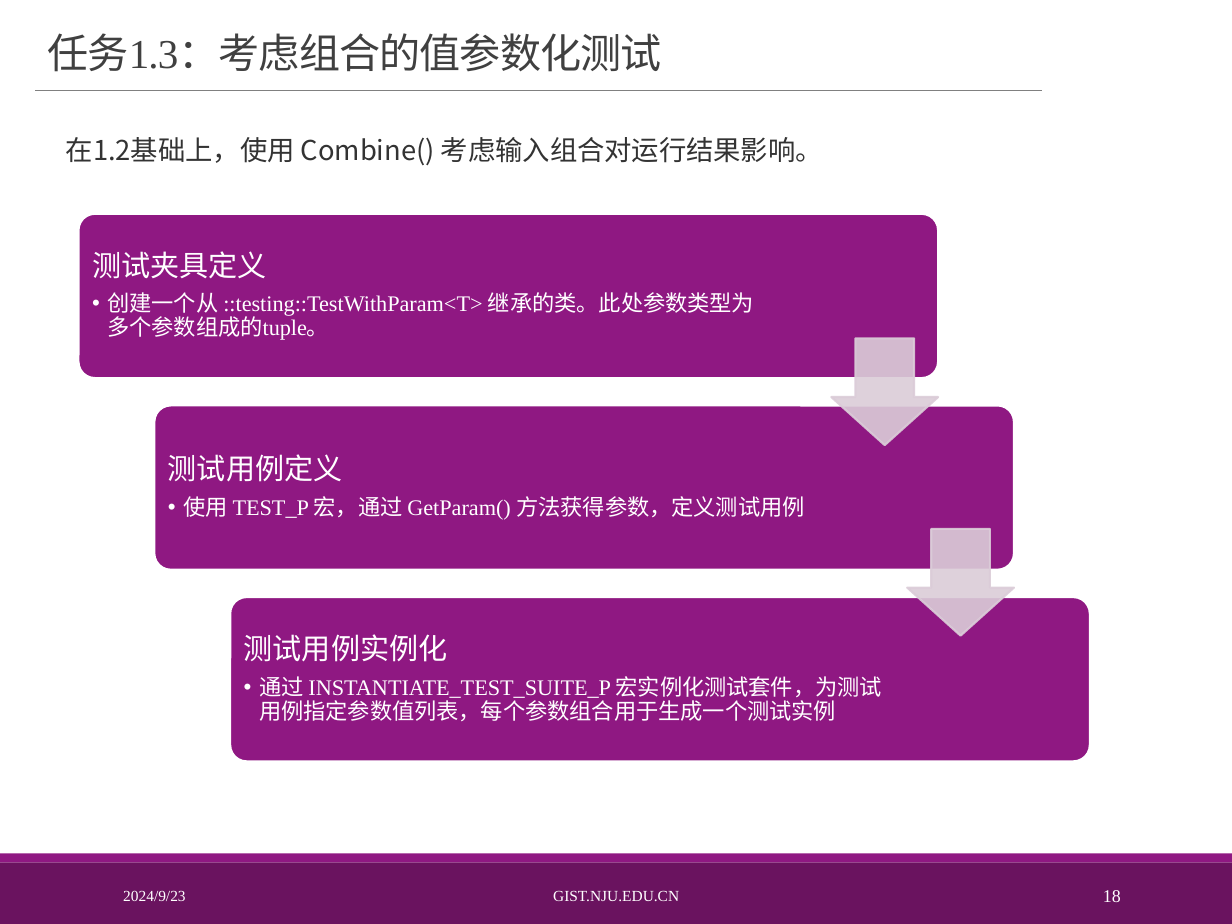
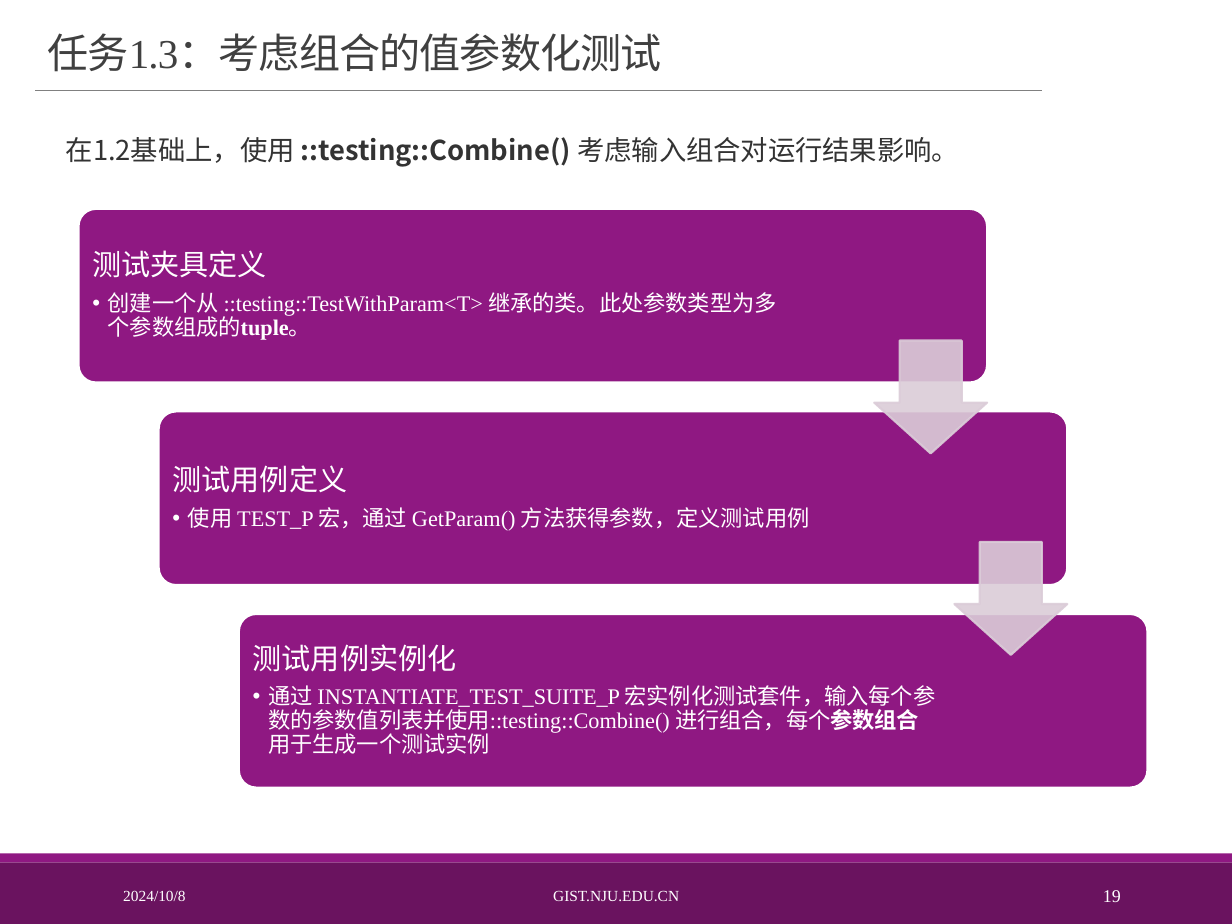
Before and after one commit to baoheipojis/softwareTestingExperiment, a slide deck: slide 19 of 软件测试实验1 2.pptx (slide 18 before the commit). Drawn at 1232x924 pixels with LibreOffice and Linux fonts; fonts in the diff are those of the drawing; background and template pictures are left out. Boxes give left, top, right and bottom in pixels: in the first picture for what was removed or moved away, otherwise in the second. Text is boxed around its words. In the diff, an @@ line names an element or a change of style, - is before the commit and + after.

```diff
--- a/软件测试实验1 2.pptx
+++ b/软件测试实验1 2.pptx
@@ text at [66, 137, 959, 167]: text changed @@
-在1.2基础上，使用 Combine() 考虑输入组合对运行结果影响。
+在1.2基础上，使用 ::testing::Combine() 考虑输入组合对运行结果影响。
@@ rounded rectangle: place and size @@
-rounded rectangle at [79, 214, 939, 378]
+rounded rectangle at [79, 209, 988, 383]
@@ text at [108, 292, 776, 340]: bold on in "继承的类。此处参数类型为多个参数组成的tuple。" @@
@@ down arrow: place and size @@
-down arrow at [832, 339, 939, 446]
+down arrow at [875, 340, 988, 453]
@@ rounded rectangle: place and size @@
-rounded rectangle at [154, 405, 1014, 569]
+rounded rectangle at [159, 411, 1068, 585]
@@ text "测试用例定义": place and size @@
-text "测试用例定义" at [168, 454, 804, 520]
+text "测试用例定义" at [172, 465, 809, 531]
@@ text removed at [636, 568, 821, 572] @@
-//测试用例定义
@@ down arrow: place and size @@
-down arrow at [907, 529, 1014, 636]
+down arrow at [955, 542, 1068, 655]
@@ rounded rectangle: place and size @@
-rounded rectangle at [230, 598, 1090, 761]
+rounded rectangle at [239, 614, 1148, 787]
@@ text "测试用例实例化": place and size @@
-text "测试用例实例化" at [244, 634, 882, 721]
+text "测试用例实例化" at [253, 644, 936, 754]
@@ text at [268, 685, 936, 754]: text changed @@
-  • 通过 INSTANTIATE_TEST_SUITE_P 宏实例化测试套件，为测试用例指定参数值列表，每个参数组合用于生成一个测试实例
+  • 通过 INSTANTIATE_TEST_SUITE_P 宏实例化测试套件，输入每个参数的参数值列表并使用::testing::Combine() 进行组合，每个参数组合用于生成一个测试实例
@@ text at [123, 890, 185, 901]: text changed @@
-2024/9/23
+2024/10/8
@@ page number at [1103, 890, 1121, 902]: text changed @@
-18
+19
```
Also in this commit, not shown: 23 other slides changed, 6 slides added, 11 other files.
